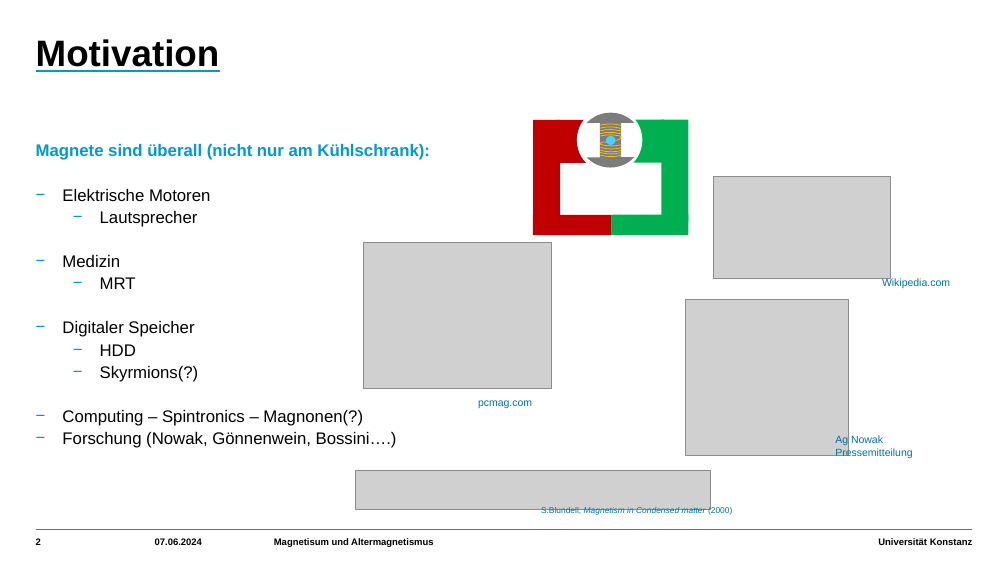
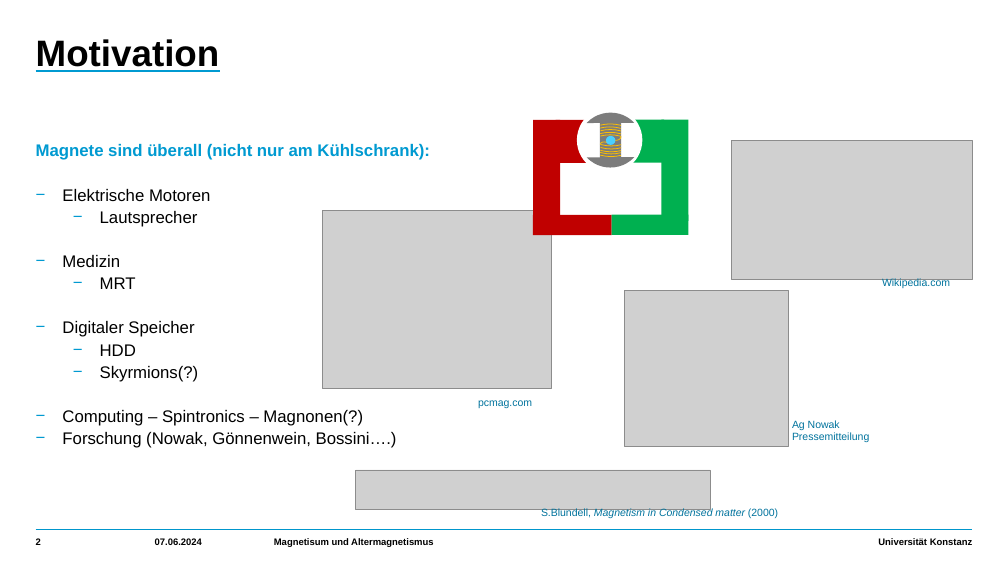
Before and after one commit to HolykingJulex/EstimateSeminar, a slide deck: slide 2 of Vortrag.pptx. Drawn at 1008x567 pixels with LibreOffice and Linux fonts; fonts in the diff are those of the drawing; grey boxes stand for pictures. Boxes give left, top, right and bottom in pixels: in the first picture for what was removed or moved away, otherwise in the second. Text is boxed around its words. In the diff, an @@ line names an element or a change of style, - is before the commit and + after.

```diff
--- a/Vortrag.pptx
+++ b/Vortrag.pptx
@@ picture: place and size @@
-picture at (713,176,891,278)
+picture at (731,141,972,279)
@@ picture: place and size @@
-picture at (364,242,552,389)
+picture at (323,211,552,389)
@@ picture: place and size @@
-picture at (686,300,849,456)
+picture at (625,291,789,447)
@@ text "Ag Nowak": place and size @@
-text "Ag Nowak" at (835,435,912,458)
+text "Ag Nowak" at (792,420,869,442)
@@ text "S.Blundell, Magnetism in Condensed matter ..." at (541,508,778,519): size 8 to 10 pt @@
```
Also in this commit, not shown: 11 other slides changed, 1 slide added.
